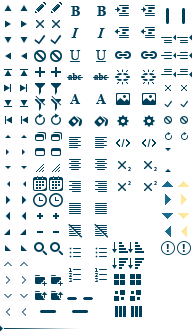
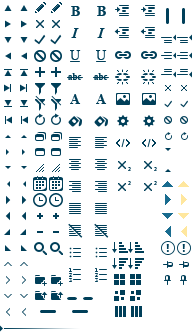
Layers edited between the first and the second 192×336 image:
added layer "unpin hover" in group "window" over [180,275,187,285]
added layer "unpin" in group "window" over [164,275,171,285]
added layer "pin hover" in group "window" over [179,261,189,268]
added layer "pin" in group "window" over [163,261,173,268]
